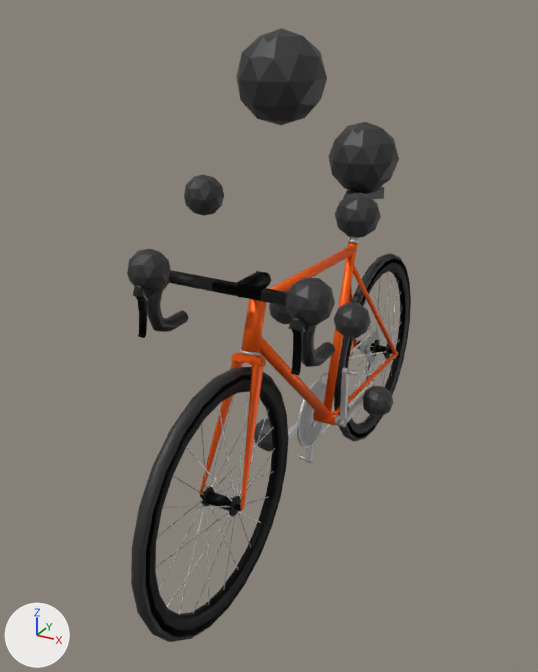
The COLLADA model BeamNG.drive__mods__unpacked/sir_velo/vehicles/sir_velo/velo.dae: old version first, new version second.
Before and after are seen from a 50 mm camera at (0.801, -2.214, 1.391) aimed at (-0.09, -0.593, 0.581). The axes (+X, +Y, +Z) are drawn at lower left. The lights are the same throughout. Where no turn or scale is listed for an object, it has been applied to the vertices.

Objects in the first picture: 'Cockpit_Pivot_Origin', 'Cockpit_Pivot_ST', 'Crankset_Pivot_BB', 'Crankset_Pivot_Origin', 'Dummy', 'Frame', 'Wheel_Front_Pivot_Hub', 'Wheel_Front_Pivot_Origin', 'Wheel_Front_Pivot_ST', 'Wheel_Rear_Pivot_Hub', 'Wheel_Rear_Pivot_Origin'.
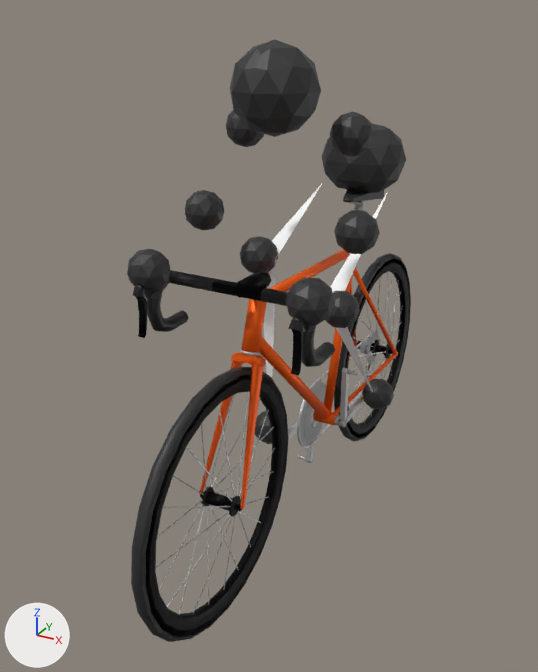
The change, as a list of edits to the scene's bpy script:
```text
Add mat_material_001:
    mat_material_001 = principled_material('material.001')
    mat_material_001.base_color = (1.0, 1.0, 1.0)  # white #ffffff
Change me_icosphere_004:
    used by ob_dummy; location = (0.0, 0.0, 0.0)
    remove me_icosphere_004.from_pydata(...)  # 444 vertices, 848 faces; spans x -0.248..0.248, y -1.0..-0.1, z 0.207..1.353
    add me_icosphere_004.from_pydata(...)  # 360 vertices, 688 faces; spans x -0.248..0.248, y -1.0..-0.1, z 0.805..1.332
    me_icosphere_004 part 1: the loose piece of 54 vertices spanning x -0.095..0.095, y -0.802..-0.602, z 1.153..1.353 is moved by (0.0, -0.029, -0.021)
    me_icosphere_004 part 2: the loose piece of 42 vertices spanning x 0.152..0.248, y -0.77..-0.67, z 0.928..1.028 is moved by (0.0, 0.0, -0.037)
    me_icosphere_004 part 3: the loose piece of 42 vertices spanning x -0.248..-0.152, y -0.77..-0.67, z 0.928..1.028 is moved by (0.0, 0.0, -0.037)
    me_icosphere_004 part 4: the loose piece of 42 vertices spanning x 0.052..0.148, y -0.524..-0.424, z 0.572..0.672 is moved by (0.037, -0.148, 0.511)
    me_icosphere_004 part 5: the loose piece of 42 vertices spanning x -0.148..-0.052, y -0.524..-0.424, z 0.572..0.672 is moved by (-0.037, -0.148, 0.511)
    me_icosphere_004 part 6: the loose piece of 42 vertices spanning x 0.052..0.148, y -0.278..-0.178, z 0.207..0.307 is deleted
    me_icosphere_004 part 7: the loose piece of 42 vertices spanning x -0.148..-0.052, y -0.618..-0.518, z 0.207..0.307 is deleted
    me_icosphere_004 part 8
    38 vertices are removed from x -0.095..0.095, y -0.285..-0.114, z 0.917..1.087
    104 faces are deleted
    38 vertices are added at x -0.117..0.117, y -0.285..-0.114, z 0.917..1.087
    104 new faces join them
Add me_bones:
    me_bones.from_pydata([(0.1, -0.248, 0.933), (0.1, -0.231, 0.257), (-0.1, -0.248, 0.933), (-0.1, -0.566, 0.257), (0.1, -0.569, 0.697), (0.05, -0.569, 0.697), (-0.1, -0.628, 0.816), (-0.05, -0.628, 0.816)], [], [(4, 5, 1), (4, 0, 5), (6, 7, 3), (2, 7, 6)])
    me_bones.materials.append(mat_material_001)  # white #ffffff
Add me_icosphere_001:
    me_icosphere_001.from_pydata(...)  # 84 vertices, 160 faces; spans x -0.148..-0.052, y -0.678..-0.518, z 0.232..0.866
    me_icosphere_001.materials.append(mat_rubber)  # black #2a2a2a
Add me_icosphere_003:
    me_icosphere_003.from_pydata(...)  # 84 vertices, 160 faces; spans x 0.052..0.148, y -0.608..-0.178, z 0.232..0.733
    me_icosphere_003.materials.append(mat_rubber)  # black #2a2a2a
Add ob_bones:
    ob_bones = bpy.data.objects.new('Bones', me_bones)
    ob_bones.location = (0.0, 0.0, 0.0)
Add ob_dummy_right_leg:
    ob_dummy_right_leg = bpy.data.objects.new('Dummy_Right_Leg', me_icosphere_001)
    ob_dummy_right_leg.location = (0.0, 0.0, 0.0)
Add ob_dummy_left_leg:
    ob_dummy_left_leg = bpy.data.objects.new('Dummy_Left_Leg', me_icosphere_003)
    ob_dummy_left_leg.location = (0.0, 0.0, 0.0)
```

What differs and where, as boxes (x1, y1, x2, y2) in the pictures (538 x 672 px; the box of a moved part takes in the faces that stretch with it):
'Dummy', reshaped (32% shorter)
    before: (127, 28, 399, 452)
    after: (127, 40, 406, 326)
'Bones', added
    after: (263, 184, 388, 392)
'Dummy_Left_Leg', added (black)
    after: (325, 291, 394, 410)
'Dummy_Right_Leg', added (black)
    after: (240, 236, 278, 444)
part 1 of me_icosphere_004, moved or reshaped
    before: (236, 28, 327, 125)
    after: (230, 40, 321, 137)
part 2 of me_icosphere_004, moved or reshaped
    before: (335, 193, 381, 238)
    after: (334, 210, 380, 254)
part 3 of me_icosphere_004, moved or reshaped
    before: (184, 175, 224, 216)
    after: (185, 190, 224, 230)
part 4 of me_icosphere_004, moved or reshaped
    before: (334, 302, 371, 338)
    after: (330, 112, 374, 157)
part 5 of me_icosphere_004, moved or reshaped
    before: (269, 290, 292, 325)
    after: (226, 110, 264, 147)
part 6 of me_icosphere_004, deleted (black)
    before: (363, 386, 394, 417)
part 7 of me_icosphere_004, deleted (black)
    before: (254, 418, 272, 452)
part 8 of me_icosphere_004, moved or reshaped
    before: (329, 122, 399, 192)
    after: (322, 123, 406, 193)
